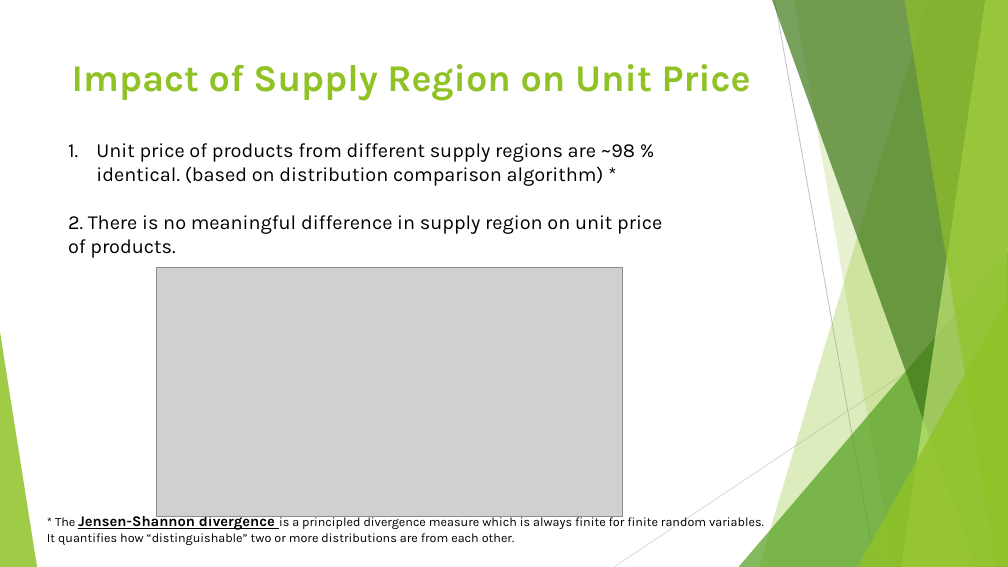
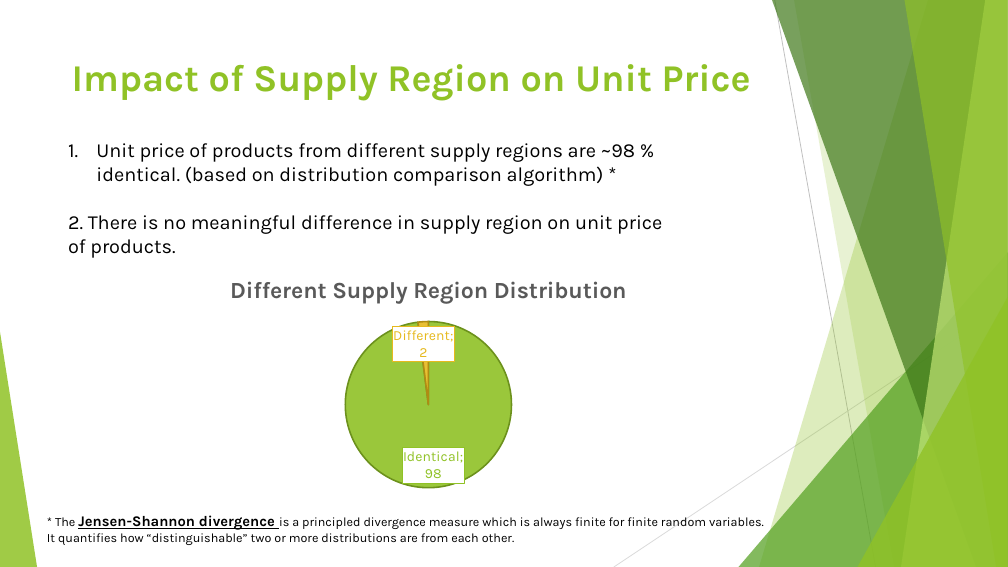
Before and after one commit to joongsukjin/dsc-2-final-project-online-ds-pt-011419, a slide deck: slide 7 of Module 2 Final Project.pptx. Drawn at 1008x567 pixels with LibreOffice and Linux fonts; fonts in the diff are those of the drawing; grey boxes stand for pictures. Boxes give left, top, right and bottom in pixels: in the first picture for what was removed or moved away, otherwise in the second. Text is boxed around its words. In the diff, an @@ line names an element or a change of style, - is before the commit and + after.

```diff
--- a/Module 2 Final Project.pptx
+++ b/Module 2 Final Project.pptx
@@ pie chart added at [109, 262, 747, 498] @@
+title "Different Supply Region Distribution"
+categories: Identical, Different
+Different Supply Region Distribution: 98, 2
@@ picture removed at [157, 268, 623, 516] @@
```
Also in this commit, not shown: 1 other slide changed.
